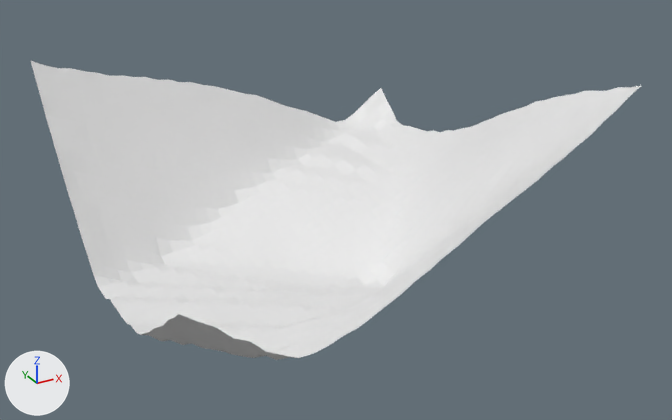
A saved change to the glTF model assets/terrain/exported/map_chunked_064.gltf.
Camera for both pictures: a camera (50 mm lens) standing at (-109.5, 22.3, 16.2) and looking at (-78.9, 77.9, -11.6). Every picture has the same lights, and +X, +Y and +Z are marked at lower left.

Objects in the first picture: 'map_chunked.064'.
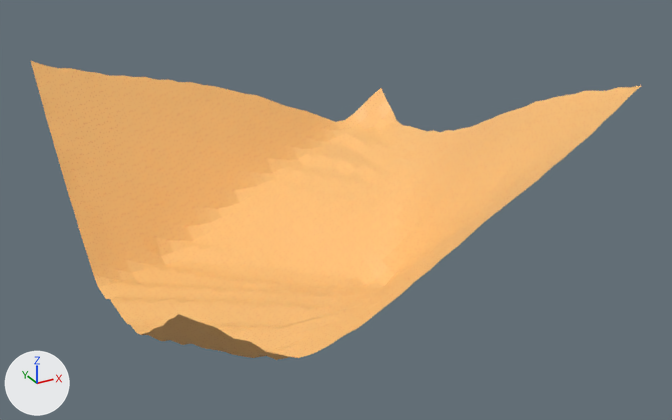
Pixel boxes (x1, y1, x2, y2) of what changed, in the pictures (672 x 420 px):
'map_chunked.064', recoloured (white to orange)
    both: (31, 61, 642, 360)

The change, as a list of edits to the scene's bpy script:
```text
Add img_spr_terrain_texture:
    img_spr_terrain_texture = load_image('spr_terrain_texture', 'spr_terrain_texture.png', 64, 64, 'sRGB')
Add mat_map_material:
    mat_map_material = principled_material('map_material')
    mat_map_material.texture = img_spr_terrain_texture
Change me_plane_069:
    where me_plane_069.from_pydata(...)  # 1089 vertices, 2048 faces; spans x -96.0..-64.0, y 64.0..96.0, z -16.8..-0.6
    add me_plane_069.materials.append(mat_map_material)  # picture img_spr_terrain_texture
```
